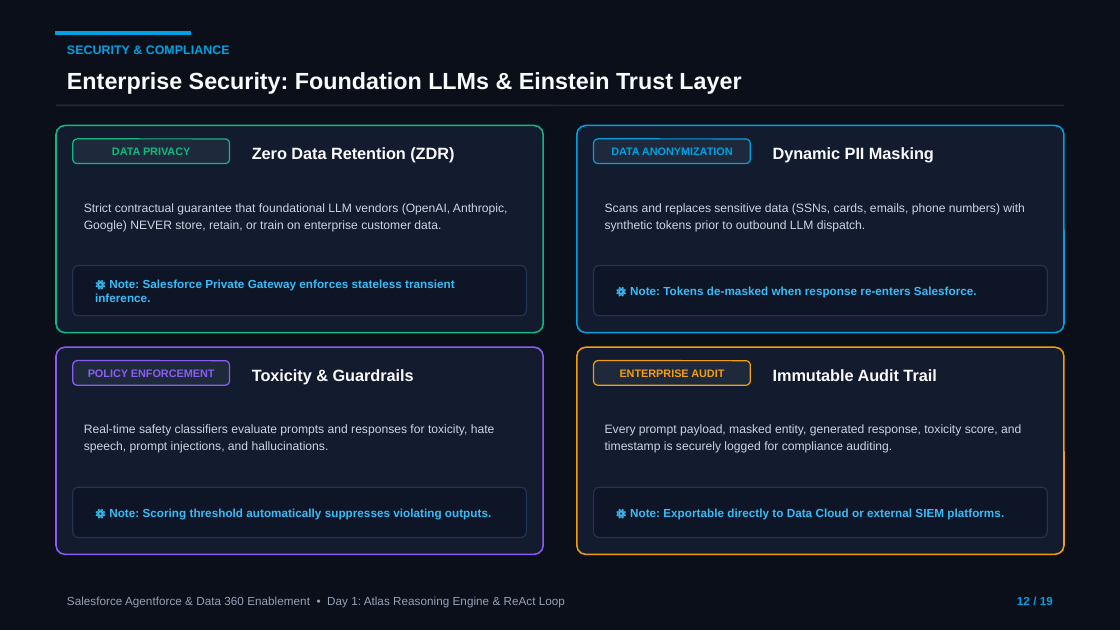
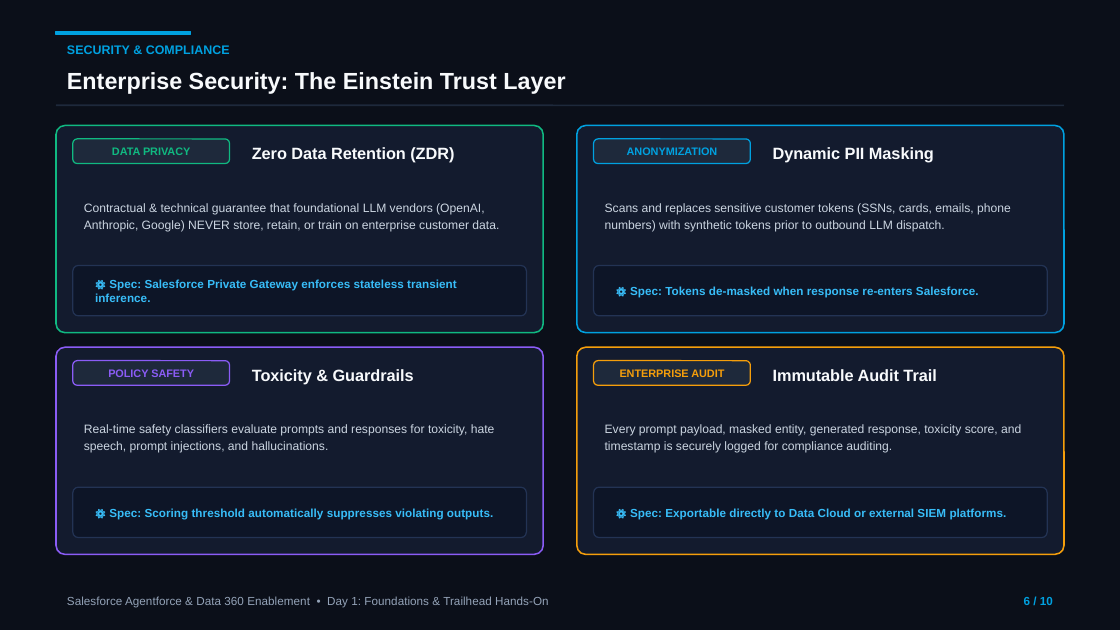
Before and after one commit to MohnishTak2725/agentforce-data360-workbench, a slide deck: slide 6 of Day-1-Atlas-Reasoning-Engine.pptx (slide 12 before the commit). Drawn at 1120x630 pixels with LibreOffice and Linux fonts; fonts in the diff are those of the drawing. Boxes give left, top, right and bottom in pixels: in the first picture for what was removed or moved away, otherwise in the second. Text is boxed around its words. In the diff, an @@ line names an element or a change of style, - is before the commit and + after.

Commit message:
feat: update Day 1 PPT to 10-slide dual-track orientation pairing Agentforce & Data 360 foundations with live Trailhead module switches

```diff
--- a/Day-1-Atlas-Reasoning-Engine.pptx
+++ b/Day-1-Atlas-Reasoning-Engine.pptx
@@ text at (67, 72, 565, 94): text changed @@
-Enterprise Security: Foundation LLMs & Einstein Trust Layer
+Enterprise Security: The Einstein Trust Layer
@@ text at (627, 147, 718, 155): text changed @@
-DATA ANONYMIZATION
+ANONYMIZATION
@@ text at (84, 203, 499, 232): text changed @@
-Strict contractual guarantee that foundational LLM vendors (OpenAI, Anthropic, Google) NEVER store, retain, or train on enterprise customer data.
+Contractual & technical guarantee that foundational LLM vendors (OpenAI, Anthropic, Google) NEVER store, retain, or train on enterprise customer data.
@@ text at (605, 203, 1011, 232): text changed @@
-Scans and replaces sensitive data (SSNs, cards, emails, phone numbers) with synthetic tokens prior to outbound LLM dispatch.
+Scans and replaces sensitive customer tokens (SSNs, cards, emails, phone numbers) with synthetic tokens prior to outbound LLM dispatch.
@@ text at (95, 279, 457, 302): text changed @@
-⚙ Note: Salesforce Private Gateway enforces stateless transient inference.
+⚙ Spec: Salesforce Private Gateway enforces stateless transient inference.
@@ text at (630, 286, 979, 298): text changed @@
-⚙ Note: Tokens de-masked when response re-enters Salesforce.
+⚙ Spec: Tokens de-masked when response re-enters Salesforce.
@@ text at (108, 369, 194, 377): text changed @@
-POLICY ENFORCEMENT
+POLICY SAFETY
@@ text at (109, 508, 493, 520): text changed @@
-⚙ Note: Scoring threshold automatically suppresses violating outputs.
+⚙ Spec: Scoring threshold automatically suppresses violating outputs.
@@ text at (630, 508, 1007, 520): text changed @@
-⚙ Note: Exportable directly to Data Cloud or external SIEM platforms.
+⚙ Spec: Exportable directly to Data Cloud or external SIEM platforms.
@@ text at (67, 596, 549, 608): text changed @@
-Salesforce Agentforce & Data 360 Enablement • Day 1: Atlas Reasoning Engine & ReAct Loop
+Salesforce Agentforce & Data 360 Enablement • Day 1: Foundations & Trailhead Hands-On
@@ text at (1024, 597, 1053, 605): text changed @@
-12 / 19
+6 / 10
```
Also in this commit, not shown: 2 other slides changed, 7 slides added, 16 slides removed.
